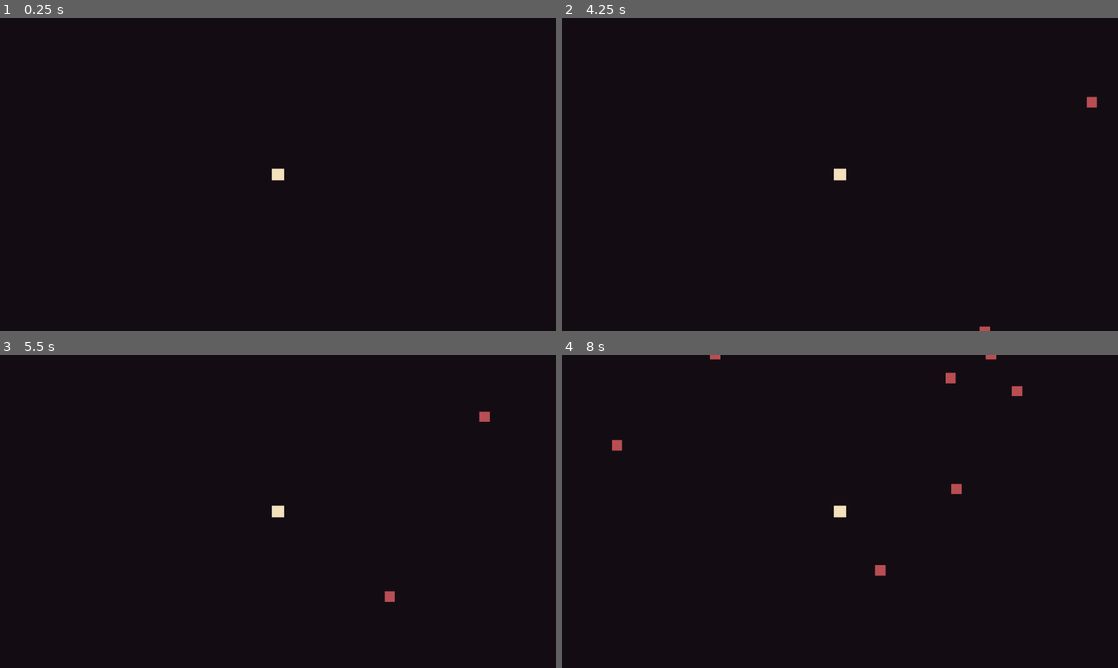
Above: before the commit, frames 1-4 (two rows, left to right).
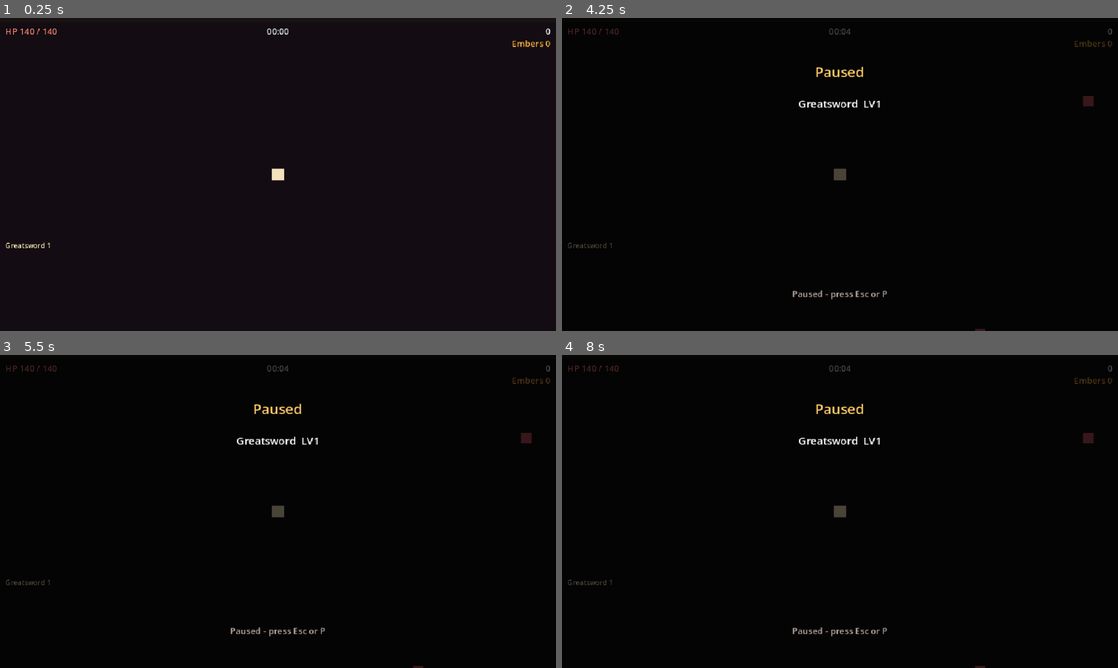
Above: after the commit, the same moments.

Repository: S09Z/ember-vigil-games
Game: Godot game, scene res://main.tscn
The game is run twice, just before and just after one commit, with the same random seed, the same clock (stepped at 60 frames per second) and the same inputs.
Inputs (mouse positions are in pixels of both pictures, inside the frame that each line leads up to):
- Up to frame 1 (0.25 s): no input
- Up to frame 2 (4.25 s): tap Enter at 0.5, 2 s; move the mouse to (962, 158) at 0.52 s; hold D (move_right) 0.53-1.25 s; hold Shift 0.53-1.25 s; click (962, 158) at 0.67 s; tap Space at 1.25 s; drag from (728, 190) to (812, 237) at 1.27 s; move the mouse to (895, 105) at 2.02 s; hold D (move_right) 2.03-2.75 s; tap Ctrl at 2.1 s; drag from (812, 237) to (673, 127) at 2.77 s; move the mouse to (1006, 221) at 3.52 s; hold A (move_left) from 3.53 s (still down); tap 3 at 3.6 s; tap Escape (pause) at 4.15 s
- Up to frame 3 (5.5 s): release A (move_left) at 4.25 s; drag from (111, 464) to (194, 433) at 4.27 s; move the mouse to (305, 511) at 5.02 s; hold S (move_down) from 5.03 s (still down); hold Shift from 5.03 s (still down); click (305, 511) at 5.17 s
- Up to frame 4 (8 s): release S (move_down) at 5.75 s; release Shift at 5.75 s; drag from (756, 433) to (728, 527) at 5.77 s; move the mouse to (962, 495) at 6.52 s; hold W (move_up) 6.53-7.25 s; tap Ctrl at 6.6 s; drag from (728, 527) to (812, 574) at 7.27 s

The runs differ from the first frame. In frame 1, 0.3% of the frame differs, in the area x 1-99%, y 3-74%; in frame 2, 0.8%; in frame 3, 0.9%; in frame 4, 1.2%, in the area x 1-99%, y 0-100%.

Commit message:
M2-29: wire weapons, pickups, level-up and run states into Run
Co-Authored-By: Claude Sonnet 5.5 <noreply@anthropic.com>

Diff:
--- a/run/run.gd
+++ b/run/run.gd
@@ -4,33 +4,80 @@
 ## Owns the update order of one run. Every system is ticked from here instead of
 ## having its own _physics_process, so the order is visible in one place and the
 ## debug overlay can attribute time to each stage.
+##
+## The scene tree is never paused: the run freezes by not stepping unless the
+## state is RUNNING, so time, buffs and cooldowns only advance while playing.
+
+signal run_ended(summary: RunSummary)
+
+enum State { RUNNING, LEVEL_UP, PAUSED, ENDED }
 
 const START_SEED: int = 20261030
+const HAND_SIZE: int = 3
 
 const KNIGHT: ClassDef = preload("res://data/classes/knight.tres")
 const GHOUL: EnemyDef = preload("res://data/enemies/ghoul.tres")
 const TUNING: RunTuning = preload("res://data/tuning/run_tuning.tres")
-
+const HEARTH_BREAD: CardDef = preload("res://data/cards/hearth_bread.tres")
+const EMBER_PURSE: CardDef = preload("res://data/cards/ember_purse.tres")
+
+var state: State = State.RUNNING
+## Mirrors RunState.elapsed after every step, kept for the overlay and M1 tests.
 var elapsed: float = 0.0
 
 var _rng: Rng = null
 var _spawner: SpawnDirector = null
+var _run_state: RunState = null
+var _stats: StatBlock = null
+var _loadout: WeaponLoadout = null
+var _ctx: WeaponContext = null
+var _catalog: Dictionary = {}  # StringName weapon id -> WeaponDef
+var _name_of: Dictionary = {}  # StringName weapon id -> display name
+var _fallbacks: Array[CardDef] = [HEARTH_BREAD, EMBER_PURSE]
+var _hand: Array[LevelUpCard] = []
+var _shown_embers: int = -1
 
 @onready var _enemies: EnemySystem = $EnemySystem
+@onready var _pickups: PickupSystem = $PickupSystem
 @onready var _player: Player = $Player
+@onready var _fx: FxLayer = $FxLayer
+@onready var _hud: HUD = $HUD
+@onready var _panel: LevelUpPanel = $LevelUpPanel
+@onready var _pause_screen: PauseScreen = $PauseScreen
 @onready var _overlay: DebugOverlay = $DebugOverlay
 
 
 func _ready() -> void:
 	_rng = Rng.new(START_SEED)
 	var defs: Array[EnemyDef] = [GHOUL]
-	# M2 will pass the class the player picked at Camp instead of hardcoding it
+	# M2-3 will pass the class the player picked at Camp instead of hardcoding it
 	_player.setup(KNIGHT, TUNING)
 	_enemies.setup(defs, TUNING, _rng, TUNING.enemy_cap)
+	_pickups.setup(TUNING)
 	_spawner = SpawnDirector.new()
 	_spawner.setup(_enemies, TUNING, _rng)
+
+	for def in KNIGHT.class_weapons:
+		_catalog[def.id] = def
+		_name_of[def.id] = def.display_name
+	_run_state = RunState.new()
+	_run_state.setup(TUNING)
+	_stats = StatBlock.new()
+	_loadout = WeaponLoadout.new()
+	_ctx = WeaponContext.new()
+	_ctx.setup(_player, _enemies, _fx, _run_state, _stats, KNIGHT.steel_lifesteal)
+
+	_run_state.build_changed.connect(_on_build_changed)
+	_run_state.level_up_queued.connect(_on_level_up_queued)
+	_enemies.enemy_died.connect(_on_enemy_died)
+	_pickups.xp_collected.connect(_on_xp_collected)
+	_panel.card_picked.connect(pick_card)
+	_player.died.connect(_on_player_died)
+
+	_hud.bind(_run_state, _player, _name_of)
+	_run_state.add_weapon(KNIGHT.start_weapon)
+	_update_embers()
 	_overlay.bind_extra_lines(_overlay_lines)
-	_player.died.connect(_on_player_died)
 
 
 func _physics_process(delta: float) -> void:
@@ -48,20 +95,111 @@
 func _unhandled_input(event: InputEvent) -> void:
 	if event.is_action_pressed("debug_spawn_burst"):
 		spawn_burst_to_cap()
+	elif event.is_action_pressed("pause"):
+		toggle_pause()
+		get_viewport().set_input_as_handled()
 
 
 ## One frame of the run. Separate from _physics_process so tests can drive it by
-## hand. The order matters: the grid must be rebuilt before anything queries it,
-## and nothing may move between the rebuild and the last query.
+## hand. Does nothing unless RUNNING. The order matters: the grid must be rebuilt
+## before anything queries it (weapons included), and nothing may move between
+## the rebuild and the last query.
 func step(delta: float) -> void:
-	elapsed += delta
+	if state != State.RUNNING:
+		return
 	_player.tick(delta)
+	_stats.tick(delta)
+	_run_state.tick(delta)
+	elapsed = _run_state.elapsed
 	_spawner.tick(delta, elapsed, _player.global_position)
 	_enemies.tick_grid()
+	_loadout.tick(delta, _ctx)
 	_enemies.tick_separation()
 	_enemies.tick_contact(_player)
 	_enemies.tick_movement(delta, _player.global_position)
+	_pickups.tick(delta, _player.global_position, _player.pickup_radius, _player.body_radius)
 	_enemies.sync_multimesh()
+	_pickups.sync_multimesh()
+	_fx.tick(delta)
+	_hud.set_clock(elapsed)
+	_update_embers()
+
+
+## RUNNING <-> PAUSED only; ignored while choosing a card or after death.
+func toggle_pause() -> void:
+	if state == State.RUNNING:
+		state = State.PAUSED
+		_pause_screen.show_build(PauseScreen.build_lines(_run_state, _name_of))
+	elif state == State.PAUSED:
+		state = State.RUNNING
+		_pause_screen.hide_screen()
+
+
+## Applies a card from the hand on screen (LevelUpPanel.card_picked), then shows
+## the next queued level or resumes. Ignored outside LEVEL_UP or out of range.
+func pick_card(index: int) -> void:
+	if state != State.LEVEL_UP or index < 0 or index >= _hand.size():
+		return
+	var card: LevelUpCard = _hand[index]
+	_hand.clear()
+	_apply_card(card)
+	if state != State.LEVEL_UP:
+		return  # the card itself can't end the run today, but never resume a dead run
+	if _run_state.pending_levelups() > 0:
+		_present_next_level()
+	else:
+		_panel.hide_panel()
+		state = State.RUNNING
+
+
+func run_state() -> RunState:
+	return _run_state
+
+
+func stats() -> StatBlock:
+	return _stats
+
+
+func loadout_weapon(id: StringName) -> WeaponBase:
+	return _loadout.get_weapon(id)
+
+
+## Applies a card exactly as pick_card would, without a hand or the panel.
+func apply_card_for_test(card: LevelUpCard) -> void:
+	_apply_card(card)
+
+
+func _apply_card(card: LevelUpCard) -> void:
+	if card.kind == LevelUpCard.Kind.FALLBACK:
+		_player.heal(card.fallback.heal_amount)
+		_run_state.add_embers_bonus(card.fallback.embers_bonus)
+		_update_embers()
+		return
+	var id: StringName = card.weapon.id
+	if _run_state.weapon_level(id) == 0:
+		_run_state.add_weapon(card.weapon)
+	else:
+		_run_state.upgrade_weapon(id)
+
+
+## Pops the oldest queued level, draws a hand for it and shows it. Allocates;
+## runs once per level-up, never per frame.
+func _present_next_level() -> void:
+	var new_level: int = _run_state.pop_levelup()
+	if new_level < 0:
+		return
+	state = State.LEVEL_UP
+	_hand = LevelUpDeck.draw(_run_state, KNIGHT, _fallbacks, _rng, HAND_SIZE)
+	_panel.show_cards(_hand, new_level - 1, new_level)
+
+
+## Only touches the HUD label when the total changes (it formats a String).
+func _update_embers() -> void:
+	var total: int = _run_state.embers_total()
+	if total == _shown_embers:
+		return
+	_shown_embers = total
+	_hud.set_embers(total)
 
 
 func _overlay_lines() -> String:
@@ -76,7 +214,32 @@
 	]
 
 
+func _on_build_changed() -> void:
+	_loadout.sync(_run_state, _catalog)
+
+
+func _on_enemy_died(pos: Vector2, xp: int) -> void:
+	_run_state.add_kill()
+	_run_state.add_xp(_pickups.spawn_or_grant(pos, xp))
+
+
+func _on_xp_collected(amount: int) -> void:
+	_run_state.add_xp(amount)
+
+
+## Every level-up is queued in RunState; only the first one opens the panel.
+## The rest wait for pick_card. A dead or paused run never opens a card.
+func _on_level_up_queued(_new_level: int) -> void:
+	if state == State.RUNNING:
+		_present_next_level()
+
+
 func _on_player_died() -> void:
-	# M2 hands over to the results screen; for now the run simply stops.
+	if state == State.ENDED:
+		return
+	state = State.ENDED
+	_hand.clear()
+	_panel.hide_panel()
+	_pause_screen.hide_screen()
 	set_physics_process(false)
-	print("player died at %.1f s" % elapsed)
+	run_ended.emit(RunSummary.from_state(_run_state))
--- a/run/run.tscn
+++ b/run/run.tscn
@@ -1,9 +1,14 @@
-[gd_scene load_steps=5 format=3]
+[gd_scene load_steps=10 format=3]
 
 [ext_resource type="Script" path="res://run/run.gd" id="1_run"]
 [ext_resource type="Script" path="res://run/enemy_system.gd" id="2_enemies"]
 [ext_resource type="PackedScene" path="res://run/player.tscn" id="3_player"]
 [ext_resource type="PackedScene" path="res://ui/debug_overlay.tscn" id="4_overlay"]
+[ext_resource type="Script" path="res://run/pickup_system.gd" id="5_pickups"]
+[ext_resource type="Script" path="res://run/fx_layer.gd" id="6_fx"]
+[ext_resource type="PackedScene" path="res://ui/hud.tscn" id="7_hud"]
+[ext_resource type="PackedScene" path="res://ui/level_up_panel.tscn" id="8_panel"]
+[ext_resource type="PackedScene" path="res://ui/pause_screen.tscn" id="9_pause"]
 
 [node name="Run" type="Node2D"]
 script = ExtResource("1_run")
@@ -11,6 +16,9 @@
 [node name="Background" type="Polygon2D" parent="."]
 color = Color(0.078, 0.051, 0.078, 1)
 polygon = PackedVector2Array(-4000, -4000, 4000, -4000, 4000, 4000, -4000, 4000)
+
+[node name="PickupSystem" type="MultiMeshInstance2D" parent="."]
+script = ExtResource("5_pickups")
 
 [node name="EnemySystem" type="MultiMeshInstance2D" parent="."]
 modulate = Color(0.722, 0.306, 0.325, 1)
@@ -20,4 +28,13 @@
 
 [node name="Camera2D" type="Camera2D" parent="Player"]
 
+[node name="FxLayer" type="Node2D" parent="."]
+script = ExtResource("6_fx")
+
+[node name="HUD" parent="." instance=ExtResource("7_hud")]
+
+[node name="LevelUpPanel" parent="." instance=ExtResource("8_panel")]
+
+[node name="PauseScreen" parent="." instance=ExtResource("9_pause")]
+
 [node name="DebugOverlay" parent="." instance=ExtResource("4_overlay")]
--- a/tests/test_run.gd
+++ b/tests/test_run.gd
@@ -96,3 +96,219 @@
 	var b: EnemySystem = other.get_node("EnemySystem")
 	for i in 20:
 		assert_eq(a.position_of(i), b.position_of(i))
+
+# --- M2-29: weapons, pickups, level-up and run states -----------------------
+
+const HEARTH_BREAD: CardDef = preload("res://data/cards/hearth_bread.tres")
+const EMBER_PURSE: CardDef = preload("res://data/cards/ember_purse.tres")
+
+func _player() -> Player:
+	return _run.get_node("Player") as Player
+
+func _player_pos() -> Vector2:
+	return _player().global_position
+
+## Spawns a ghoul right next to the player and kills it through EnemySystem, so
+## enemy_died fires exactly as it would from a weapon hit.
+func _kill_one_enemy_next_to_the_player() -> void:
+	var enemies: EnemySystem = _run.get_node("EnemySystem")
+	var id: int = enemies.spawn(0, _player_pos() + Vector2(10.0, 0.0), 0.0)
+	enemies.kill(id)
+
+## Takes every gem slot with gems far from the player, so none is collected.
+func _fill_the_gem_pool() -> void:
+	var pickups: PickupSystem = _run.get_node("PickupSystem")
+	while pickups.spawn(_player_pos() + Vector2(5000.0, 5000.0), 1):
+		pass
+
+func _weapon_def(id: StringName) -> WeaponDef:
+	for def in Run.KNIGHT.class_weapons:
+		if def.id == id:
+			return def
+	return null
+
+func _new_weapon_card(id: StringName) -> LevelUpCard:
+	var card: LevelUpCard = LevelUpCard.new()
+	card.kind = LevelUpCard.Kind.WEAPON
+	card.weapon = _weapon_def(id)
+	card.new_level = 1
+	return card
+
+func _upgrade_card(id: StringName, new_level: int) -> LevelUpCard:
+	var card: LevelUpCard = _new_weapon_card(id)
+	card.new_level = new_level
+	return card
+
+func _fallback_card(card_name: String) -> LevelUpCard:
+	var card: LevelUpCard = LevelUpCard.new()
+	card.kind = LevelUpCard.Kind.FALLBACK
+	card.fallback = HEARTH_BREAD if card_name == "hearth_bread" else EMBER_PURSE
+	return card
+
+func test_the_run_scene_has_the_m2_nodes() -> void:
+	assert_not_null(_run.get_node("PickupSystem"))
+	assert_not_null(_run.get_node("FxLayer"))
+	assert_not_null(_run.get_node("HUD"))
+	assert_not_null(_run.get_node("LevelUpPanel"))
+	assert_not_null(_run.get_node("PauseScreen"))
+
+func test_gems_draw_below_the_enemies_and_effects_above_them() -> void:
+	var gems: int = _run.get_node("PickupSystem").get_index()
+	var enemies: int = _run.get_node("EnemySystem").get_index()
+	var player: int = _run.get_node("Player").get_index()
+	var fx: int = _run.get_node("FxLayer").get_index()
+	assert_gt(gems, _run.get_node("Background").get_index())
+	assert_lt(gems, enemies)
+	assert_lt(gems, player)
+	assert_gt(fx, enemies)
+	assert_gt(fx, player)
+
+func test_a_run_starts_running_with_the_knights_starting_weapon() -> void:
+	assert_eq(_run.state, Run.State.RUNNING)
+	assert_eq(_run.run_state().weapon_level(&"greatsword"), 1)
+	assert_not_null(_run.loadout_weapon(&"greatsword"))
+
+func test_the_greatsword_swings_and_hurts_nearby_enemies() -> void:
+	var enemies: EnemySystem = _run.get_node("EnemySystem")
+	var id: int = enemies.spawn(0, _player_pos() + Vector2(30.0, 0.0), 0.0)
+	var hp: float = enemies.hp_of(id)
+	_run.step(1.0 / 60.0)
+	assert_lt(enemies.hp_of(id), hp)
+	assert_gt(_run.run_state().damage_of(&"greatsword"), 0.0)
+
+func test_the_swing_is_drawn_on_the_fx_layer() -> void:
+	_run.step(1.0 / 60.0)
+	assert_gt((_run.get_node("FxLayer") as FxLayer).active_count(), 0)
+
+func test_a_kill_drops_a_gem_that_is_collected_into_xp() -> void:
+	_kill_one_enemy_next_to_the_player()
+	assert_eq(_run.run_state().kills, 1)
+	assert_eq((_run.get_node("PickupSystem") as PickupSystem).active_count(), 1, "the kill drops a gem")
+	for i in 120: _run.step(1.0 / 60.0)
+	assert_gt(_run.run_state().kills, 0)
+	assert_true(_run.run_state().xp > 0 or _run.run_state().level > 1)
+
+func test_enough_xp_opens_the_level_up_and_freezes_the_run() -> void:
+	_run.run_state().add_xp(10)
+	assert_eq(_run.state, Run.State.LEVEL_UP)
+	assert_true((_run.get_node("LevelUpPanel") as LevelUpPanel).is_open())
+	var t: float = _run.elapsed
+	_run.step(1.0)
+	assert_eq(_run.elapsed, t, "nothing advances while choosing a card")
+
+func test_picking_a_card_resumes_the_run() -> void:
+	_run.run_state().add_xp(10)
+	_run.pick_card(0)
+	assert_eq(_run.state, Run.State.RUNNING)
+	assert_eq(_run.run_state().pending_levelups(), 0)
+
+func test_a_big_gem_shows_every_level_in_turn() -> void:
+	_run.run_state().add_xp(10 + 14 + 19)        # three levels at once
+	var shown: int = 0
+	while _run.state == Run.State.LEVEL_UP and shown < 10:
+		_run.pick_card(0); shown += 1
+	assert_eq(shown, 3)
+	assert_eq(_run.state, Run.State.RUNNING)
+
+func test_picking_through_the_panel_reopens_it_for_the_next_queued_level() -> void:
+	var panel: LevelUpPanel = _run.get_node("LevelUpPanel")
+	_run.run_state().add_xp(10 + 14)             # two levels at once
+	panel._pick(0)
+	assert_eq(_run.state, Run.State.LEVEL_UP)
+	assert_true(panel.is_open(), "the second level's hand stays on screen")
+	panel._pick(0)
+	assert_eq(_run.state, Run.State.RUNNING)
+	assert_false(panel.is_open())
+
+func test_a_pick_outside_the_level_up_does_nothing() -> void:
+	_run.pick_card(0)
+	assert_eq(_run.state, Run.State.RUNNING)
+	assert_eq(_run.run_state().weapon_count(), 1)
+
+func test_an_out_of_range_pick_keeps_the_hand_open() -> void:
+	_run.run_state().add_xp(10)
+	_run.pick_card(7)
+	_run.pick_card(-1)
+	assert_eq(_run.state, Run.State.LEVEL_UP)
+	assert_eq(_run.run_state().weapon_count(), 1)
+
+func test_a_new_weapon_card_adds_it_to_the_build_and_the_loadout() -> void:
+	_run.apply_card_for_test(_new_weapon_card(&"shield_bash"))
+	assert_eq(_run.run_state().weapon_level(&"shield_bash"), 1)
+	assert_not_null(_run.loadout_weapon(&"shield_bash"))
+
+func test_an_upgrade_card_raises_the_level_of_the_live_weapon() -> void:
+	_run.apply_card_for_test(_upgrade_card(&"greatsword", 2))
+	assert_eq(_run.run_state().weapon_level(&"greatsword"), 2)
+	assert_eq(_run.loadout_weapon(&"greatsword").level, 2)
+
+func test_hearth_bread_heals_and_ember_purse_adds_embers() -> void:
+	var player: Player = _run.get_node("Player"); player.take_damage(52.0)
+	var before: float = player.hp
+	_run.apply_card_for_test(_fallback_card("hearth_bread"))
+	assert_almost_eq(player.hp, minf(before + 30.0, 140.0), 0.01)
+	_run.apply_card_for_test(_fallback_card("ember_purse"))
+	assert_eq(_run.run_state().embers_bonus(), 5)
+
+func test_a_full_xp_pool_still_grants_xp() -> void:
+	_fill_the_gem_pool(); _kill_one_enemy_next_to_the_player()
+	assert_gt(_run.run_state().xp, 0)             # granted directly, not lost
+
+func test_pause_toggles_between_running_and_paused() -> void:
+	var screen: PauseScreen = _run.get_node("PauseScreen")
+	_run.toggle_pause(); assert_eq(_run.state, Run.State.PAUSED)
+	assert_true(screen.is_open())
+	var t: float = _run.elapsed; _run.step(1.0); assert_eq(_run.elapsed, t)
+	_run.toggle_pause(); assert_eq(_run.state, Run.State.RUNNING)
+	assert_false(screen.is_open())
+
+func test_pause_does_nothing_while_choosing_a_card() -> void:
+	_run.run_state().add_xp(10); _run.toggle_pause()
+	assert_eq(_run.state, Run.State.LEVEL_UP)
+	assert_false((_run.get_node("PauseScreen") as PauseScreen).is_open())
+
+func test_pause_does_nothing_after_death() -> void:
+	(_run.get_node("Player") as Player).take_damage(100000.0)
+	_run.toggle_pause()
+	assert_eq(_run.state, Run.State.ENDED)
+
+func test_death_ends_the_run_once_with_a_summary() -> void:
+	watch_signals(_run)
+	_kill_one_enemy_next_to_the_player()
+	var player: Player = _run.get_node("Player")
+	player.take_damage(100000.0)
+	assert_eq(_run.state, Run.State.ENDED)
+	assert_signal_emit_count(_run, "run_ended", 1)
+	var params: Array = get_signal_parameters(_run, "run_ended")
+	var summary: RunSummary = params[0]
+	assert_eq(summary.kills, 1)
+
+func test_dying_while_choosing_a_card_closes_the_hand() -> void:
+	_run.run_state().add_xp(10)
+	_player().take_damage(100000.0)
+	assert_eq(_run.state, Run.State.ENDED)
+	assert_false((_run.get_node("LevelUpPanel") as LevelUpPanel).is_open())
+	_run.pick_card(0)
+	assert_eq(_run.state, Run.State.ENDED)
+
+func test_xp_gained_on_the_frame_of_death_does_not_open_a_level_up() -> void:
+	(_run.get_node("Player") as Player).take_damage(100000.0)
+	_run.run_state().add_xp(10)
+	assert_eq(_run.state, Run.State.ENDED, "a dead run never shows a card")
+	assert_false((_run.get_node("LevelUpPanel") as LevelUpPanel).is_open())
+
+func test_the_buff_and_the_clock_do_not_run_while_paused() -> void:
+	_run.stats().apply_damage_buff(15.0, 3.0)
+	_run.toggle_pause(); _run.step(5.0); _run.toggle_pause()
+	assert_almost_eq(_run.stats().buff_time_left(), 3.0, 0.001)
+
+func test_the_run_clock_follows_the_run_state() -> void:
+	_run.step(0.25)
+	assert_almost_eq(_run.run_state().elapsed, 0.25, 0.0001)
+	assert_almost_eq(_run.elapsed, _run.run_state().elapsed, 0.0001)
+
+func test_the_hud_shows_kills_and_the_starting_weapon() -> void:
+	var hud: HUD = _run.get_node("HUD")
+	assert_eq(hud.weapon_slot_text(0), "Greatsword 1")
+	_kill_one_enemy_next_to_the_player()
+	assert_eq(hud.kills_text(), "1")
--- a/ui/level_up_panel.gd
+++ b/ui/level_up_panel.gd
@@ -79,8 +79,10 @@
 func _pick(index: int) -> void:
 	if not _open or index < 0 or index >= _count:
 		return
+	# Close first: a listener may show the next queued hand while handling the
+	# signal, and closing afterwards would hide that new hand.
+	hide_panel()
 	card_picked.emit(index)
-	hide_panel()
 
 
 func _unhandled_input(event: InputEvent) -> void:
Not shown, changed: docs/roadmap.md
Not shown, changed: docs/superpowers/plans/2026-11-06-m2-playable-run.md
